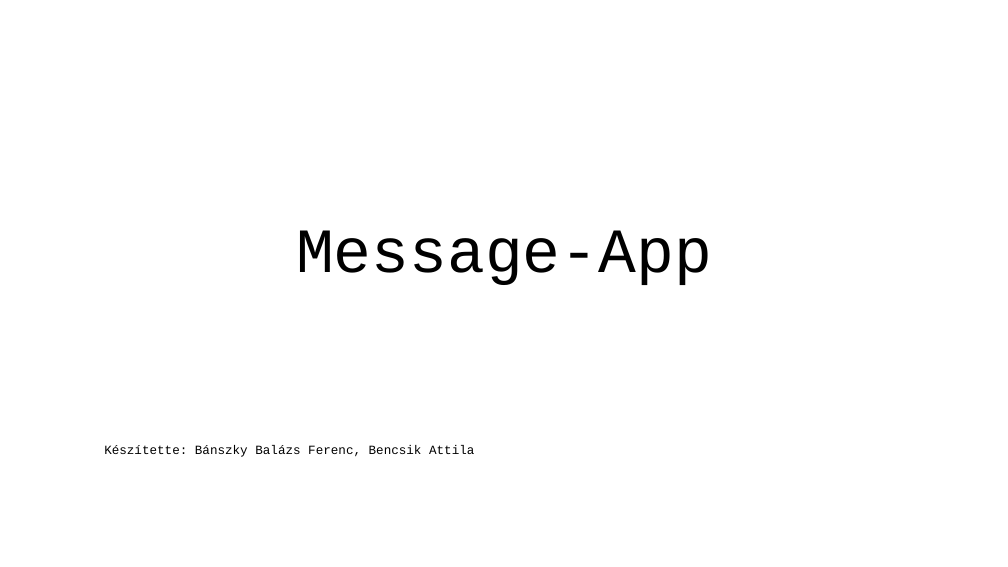
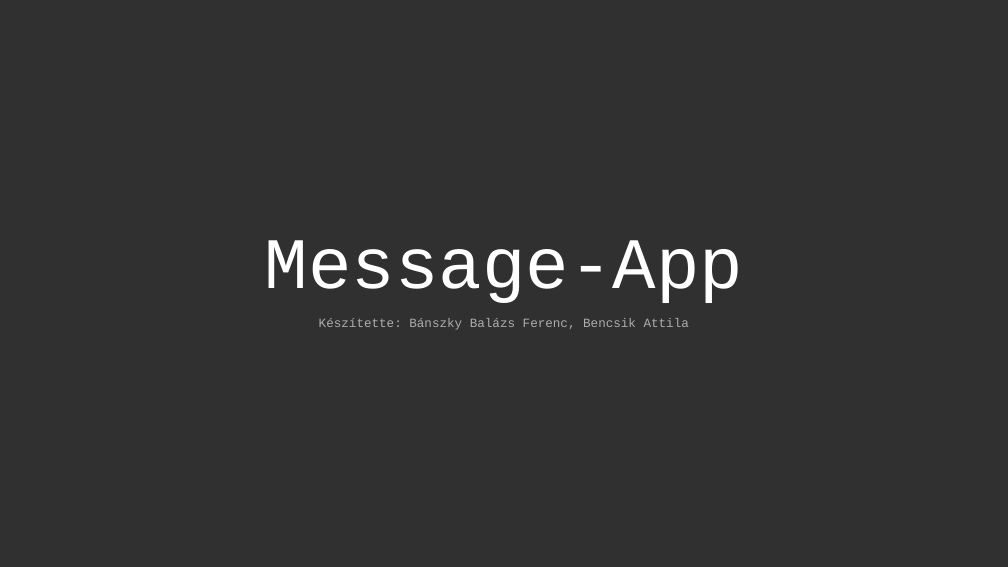
Before and after one commit to BencsikAttila/message-app, a slide deck: slide 1 of docs/Message-App.pptx. Drawn at 1008x567 pixels with LibreOffice and Linux fonts; fonts in the diff are those of the drawing. Boxes give left, top, right and bottom in pixels: in the first picture for what was removed or moved away, otherwise in the second. Text is boxed around its words. In the diff, an @@ line names an element or a change of style, - is before the commit and + after.

```diff
--- a/docs/Message-App.pptx
+++ b/docs/Message-App.pptx
@@ background #FFFFFF to #303030 @@
@@ title "Message-App": place and size @@
-title "Message-App" at (296,230,712,285)
+title "Message-App" at (265,240,743,303)
@@ title "Message-App" at (265,240,743,303): size 60 to 69 pt, text colour #000000 to #FFFFFF @@
@@ subtitle "Készítette: Bánszky Balázs Ferenc, Bencsik ...": place and size @@
-subtitle "Készítette: Bánszky Balázs Ferenc, Bencsik ..." at (104,445,474,457)
+subtitle "Készítette: Bánszky Balázs Ferenc, Bencsik ..." at (319,318,689,330)
@@ subtitle "Készítette: Bánszky Balázs Ferenc, Bencsik ..." at (319,318,689,330): text colour #000000 to #ADADAD; less space between paragraphs @@
```
Also in this commit, not shown: 8 other slides changed, 3 slides added, 3 slides removed.
